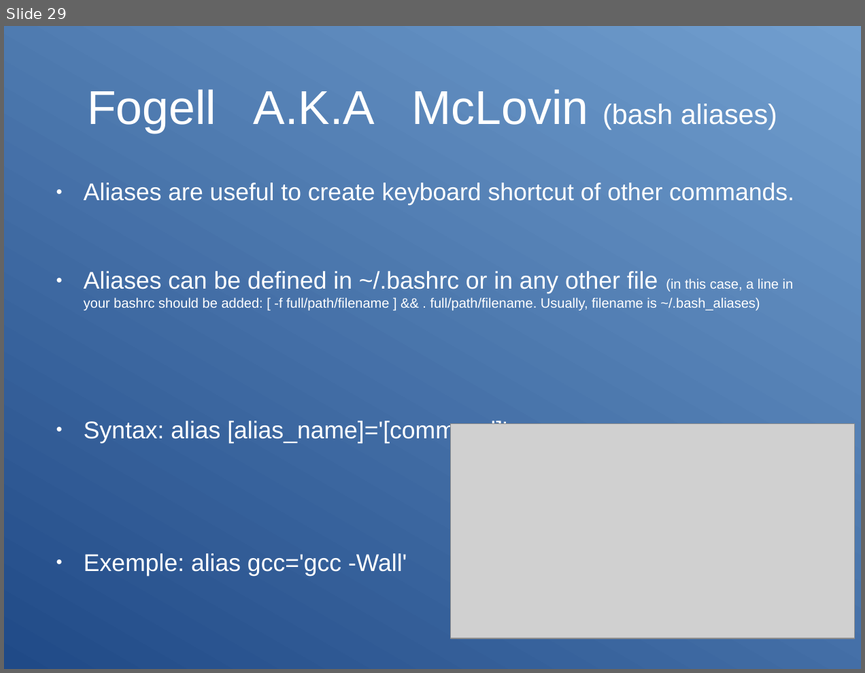
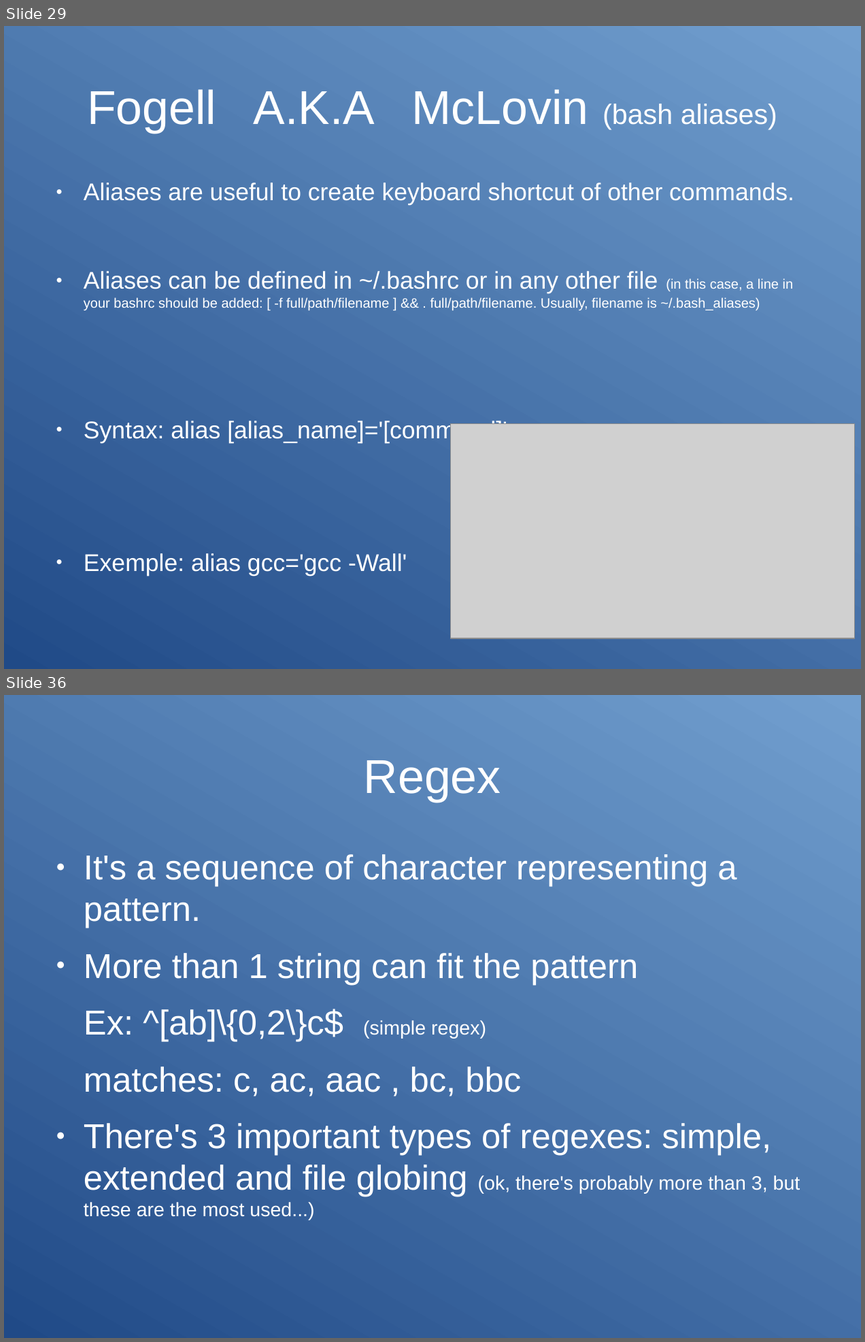
Before and after one commit to Clibre/An-introduction-to-bash, a slide deck: presentation.odp. Shown one above the other, each under a label of ours: slide 29 before the commit, slides 29 and 36 after it; the slides between them are not shown. The pictures are 865x673 and 865x1342 pixels, drawn with LibreOffice and Linux fonts; fonts in the diff are those of the drawing; grey boxes stand for pictures. Boxes give left, top, right and bottom in pixels: in the first picture for what was removed or moved away, otherwise in the second. Text is boxed around its words. In the diff, an @@ line names an element or a change of style, - is before the commit and + after.

Commit message:
ajout de la customization de bash + rappel des regex

```diff
--- a/presentation.odp
+++ b/presentation.odp
@@ slide 36 added at [4, 695, 861, 1338], background gradient #204A87 to #729FCF @@
@@ title added at [364, 760, 501, 802], 44 pt, text #FFFFFF @@
+Regex
@@ text added at [84, 854, 800, 1220], 32 pt, text #FFFFFF @@
+● It's a sequence of character representing a pattern.
+● More than 1 string can fit the pattern
+Ex: ^[ab]\{0,2\}c$ (simple regex)
+matches: c, ac, aac , bc, bbc
+● There's 3 important types of regexes: simple, extended and file globing (ok, there's probably more than 3, but these are the most used...)
```
Also in this commit, not shown: 1 slide changed, 9 other slides added, 2 other files.
